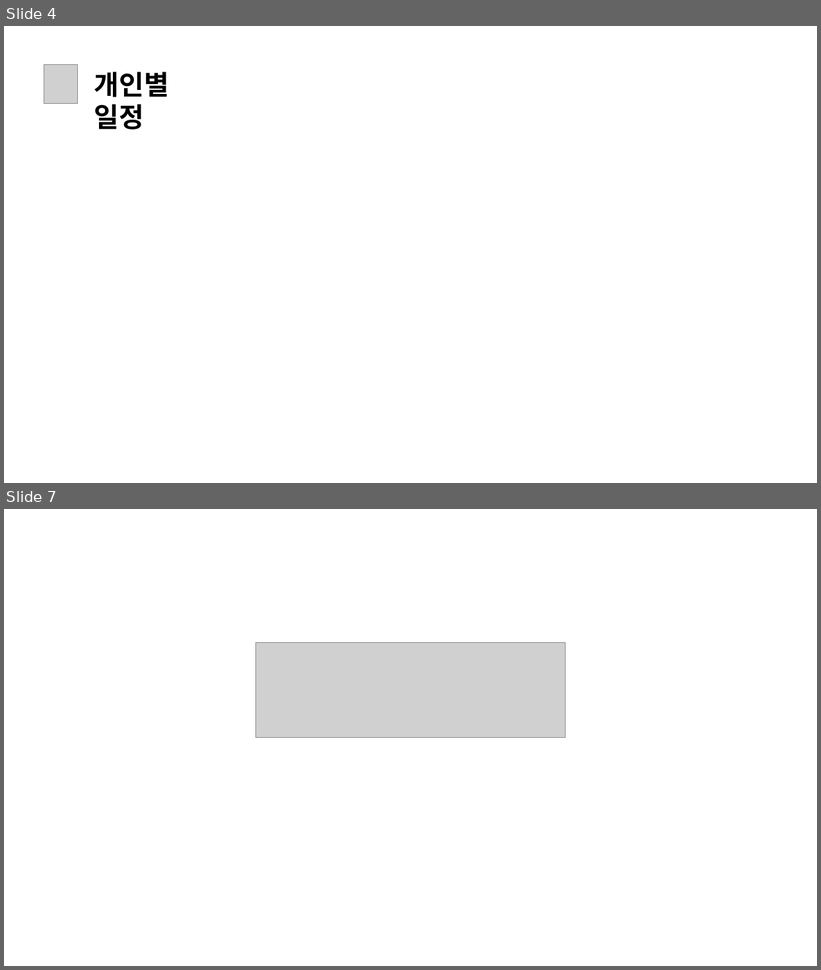
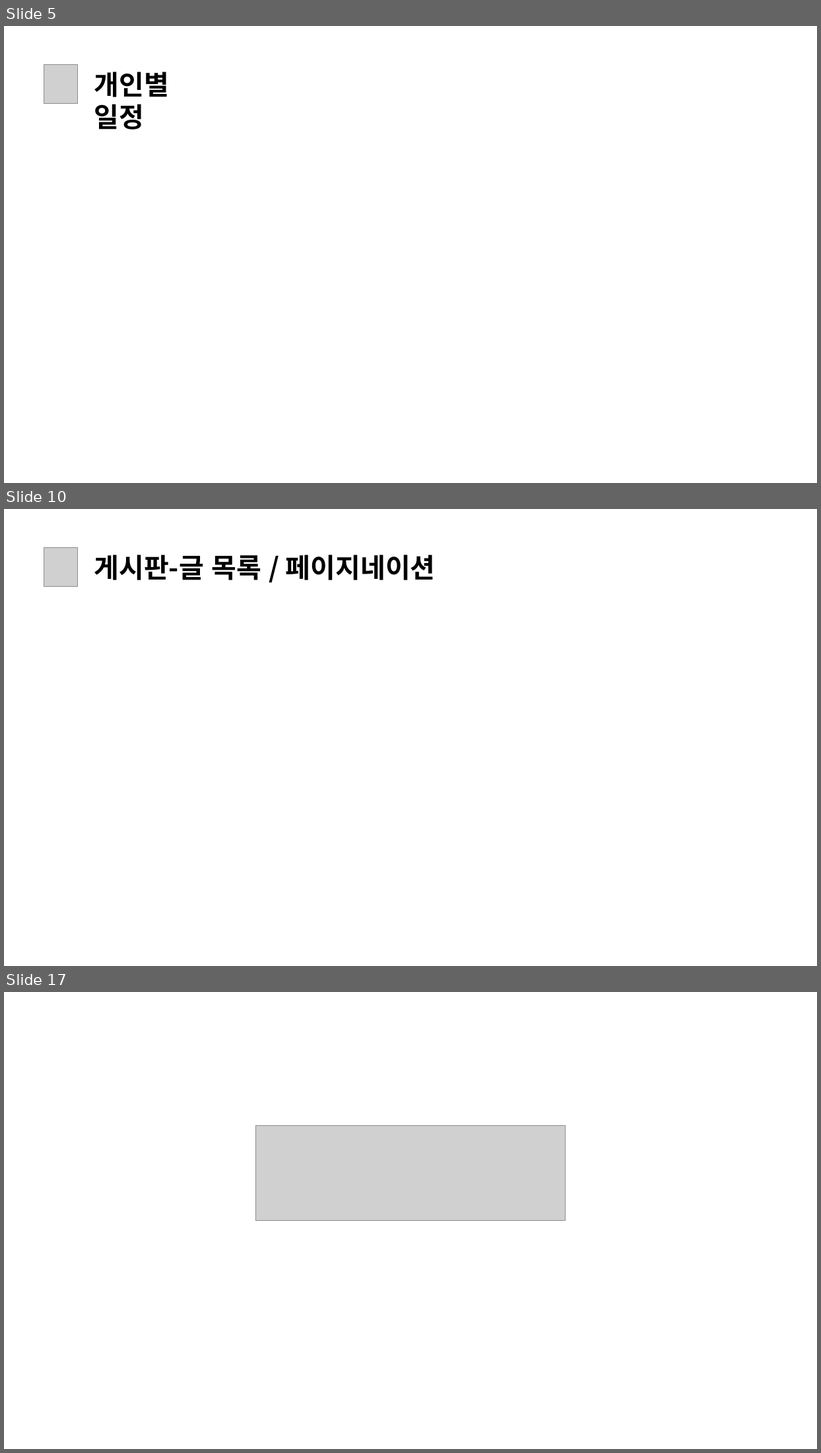
Before and after one commit to daseullll/HappyHouse, a slide deck: happyhouse_광주4반.pptx. Shown one above the other, each under a label of ours: slides 4 and 7 before the commit, slides 5, 10 and 17 after it; the slides between them are not shown. The pictures are 821x970 and 821x1453 pixels, drawn with LibreOffice and Linux fonts; fonts in the diff are those of the drawing; grey boxes stand for pictures. Boxes give left, top, right and bottom in pixels: in the first picture for what was removed or moved away, otherwise in the second. Text is boxed around its words. In the diff, an @@ line names an element or a change of style, - is before the commit and + after.

```diff
--- a/happyhouse_광주4반.pptx
+++ b/happyhouse_광주4반.pptx
@@ slide 10 added at bbox=[4, 509, 817, 966], background #FFFFFF @@
@@ picture added at bbox=[44, 547, 78, 586] @@
@@ text added at bbox=[94, 555, 436, 580], 32 pt, text #000000, bold @@
+게시판-글 목록 / 페이지네이션
@@ what was slide 4 is now slide 5 @@
@@ what was slide 7 is now slide 17 @@
```
Also in this commit, not shown: 1 slide changed, 11 other slides added, 2 slides removed, 6 other files.
